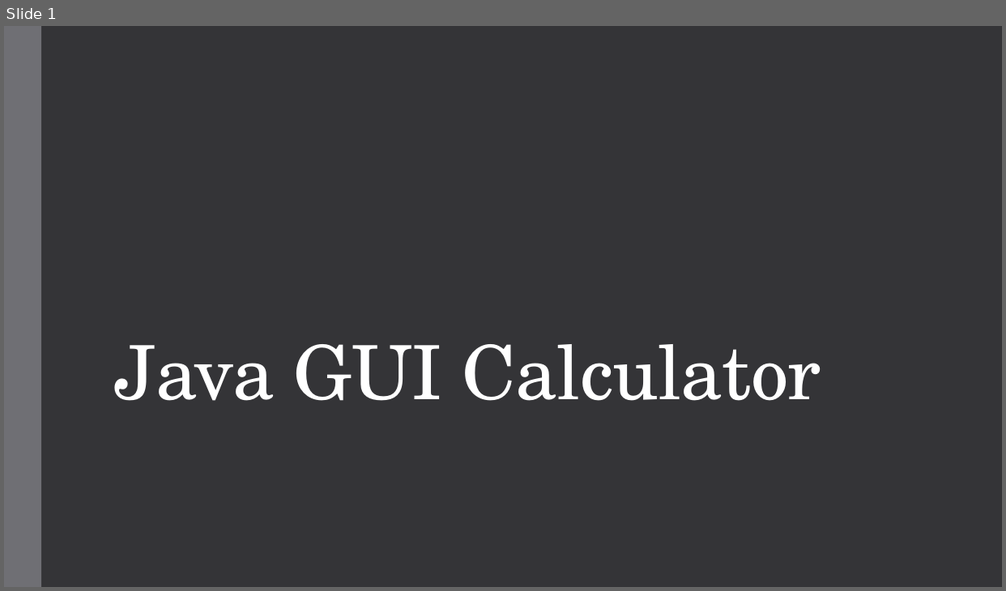
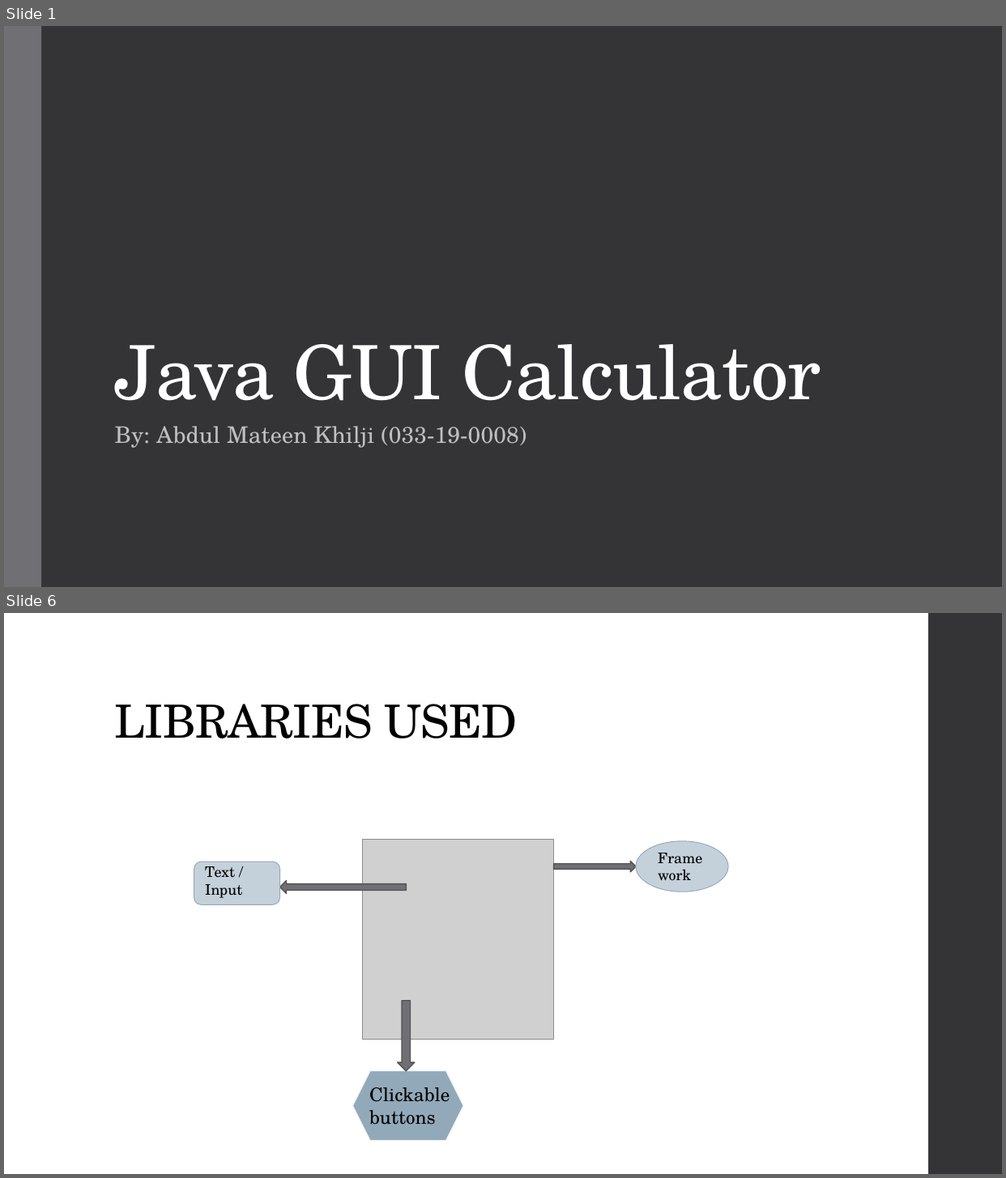
Before and after one commit to JealousGx/oop-simple-calculator, a slide deck: Calculator.pptx. Shown one above the other, each under a label of ours: slide 1 before the commit, slides 1 and 6 after it; the slides between them are not shown. The pictures are 1006x591 and 1006x1178 pixels, drawn with LibreOffice and Linux fonts; fonts in the diff are those of the drawing; grey boxes stand for pictures. Boxes give left, top, right and bottom in pixels: in the first picture for what was removed or moved away, otherwise in the second. Text is boxed around its words. In the diff, an @@ line names an element or a change of style, - is before the commit and + after.

```diff
--- a/Calculator.pptx
+++ b/Calculator.pptx
@@ slide 6 added at <box>4,613,1002,1174</box>, background #FFFFFF @@
@@ rectangle added at <box>928,613,1002,1174</box>, fill #353537 @@
@@ title added at <box>115,704,517,739</box>, 44 pt, text #000000 @@
+LIBRARIES USED
@@ picture added at <box>362,839,553,1040</box> @@
@@ ellipse added at <box>636,841,729,892</box>, fill #C5D1DA, outline #92A9B9 0.75 pt @@
@@ text added at <box>651,845,718,888</box>, 14 pt, text #000000 @@
+Framework
@@ rounded rectangle added at <box>194,862,280,905</box>, fill #C5D1DA, outline #92A9B9 0.75 pt @@
@@ text added at <box>205,867,242,898</box>, 14 pt, text #000000 @@
+Text / Input
@@ right arrow added at <box>553,862,636,873</box>, fill #6F6F74, outline #525256 1.1 pt @@
@@ left arrow added at <box>280,881,407,894</box>, fill #6F6F74, outline #525256 1.1 pt @@
@@ down arrow added at <box>398,1001,415,1071</box>, fill #6F6F74, outline #525256 1.1 pt @@
@@ hexagon added at <box>353,1071,464,1142</box>, fill #92A9B9, outline #F9F9F9 1.35 pt @@
@@ text added at <box>369,1088,450,1125</box>, 18 pt, text #000000 @@
+Clickable buttons
@@ slide 1 changed as well @@
@@ subtitle added at <box>115,426,526,448</box>, 22 pt, text #BFBFBF @@
+By: Abdul Mateen Khilji (033-19-0008)
```
Also in this commit, not shown: 6 other slides added, 1 slide removed, 1 other file.
